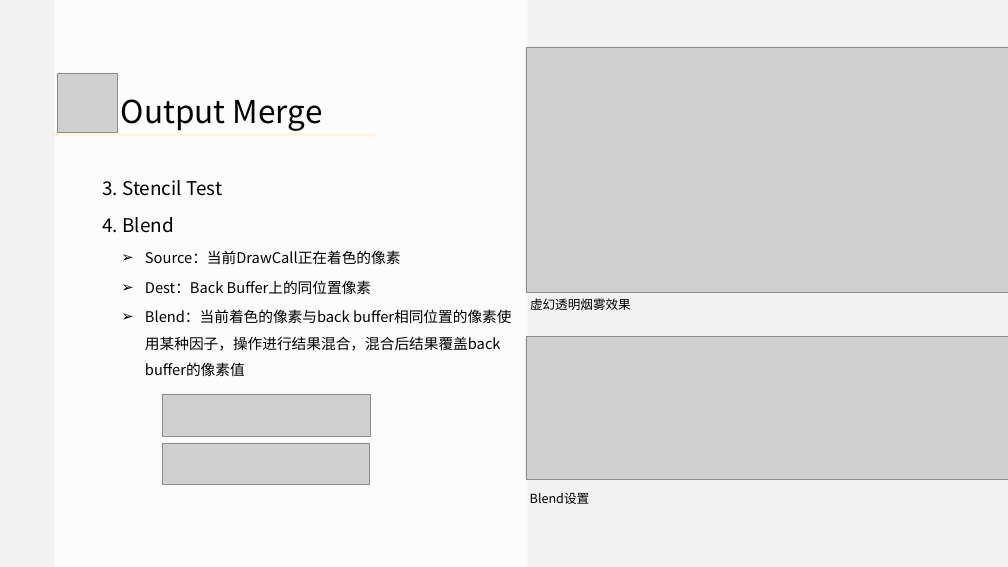
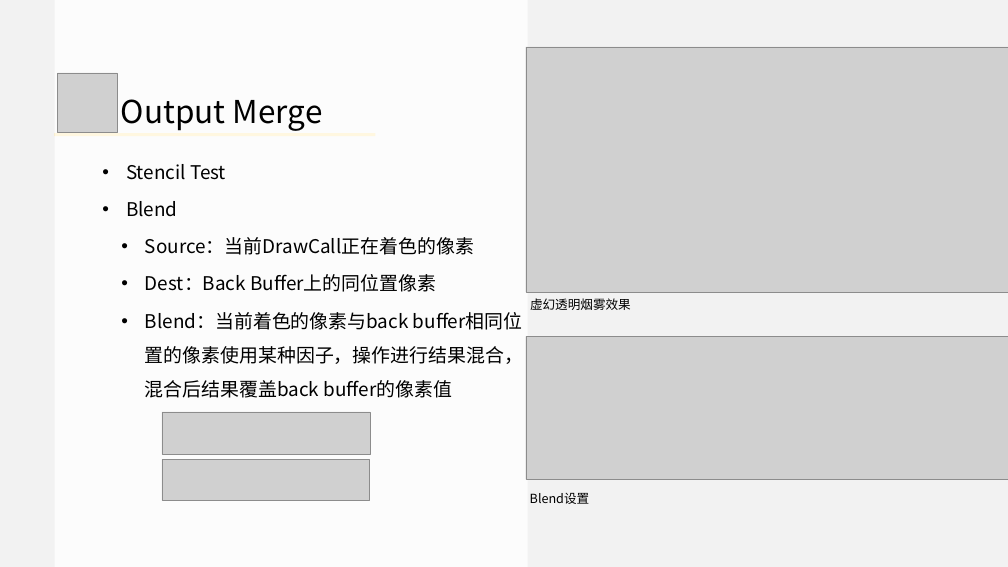
Before and after one commit to doomlover/KSGameEngineTutorials, a slide deck: slide 28 of PPTs/03.深入DX12绘制一.pptx (slide 27 before the commit). Drawn at 1008x567 pixels with LibreOffice and Linux fonts; fonts in the diff are those of the drawing; grey boxes stand for pictures. Boxes give left, top, right and bottom in pixels: in the first picture for what was removed or moved away, otherwise in the second. Text is boxed around its words. In the diff, an @@ line names an element or a change of style, - is before the commit and + after.

```diff
--- a/PPTs/03.深入DX12绘制一.pptx
+++ b/PPTs/03.深入DX12绘制一.pptx
@@ text "Stencil Test" moved from (x1=102, y1=180, x2=501, y2=376) to (x1=126, y1=164, x2=523, y2=398) @@
@@ text at (x1=126, y1=164, x2=226, y2=217): text changed @@
-3. Stencil Test
-4. Blend
+• Stencil Test
+• Blend
@@ text at (x1=145, y1=237, x2=523, y2=398): size 28 to 36 pt in "Source：当前DrawCall正在着色的像素", "Dest：Back Buffer上的同位置像素", "Blend：当前着色的像素与back buffer相同位置的像素使用某种因子，操作进行结果混合，混合后结果覆盖back  ..."; bullet ➢ to • @@
@@ picture moved from (x1=162, y1=394, x2=370, y2=436) to (x1=162, y1=412, x2=370, y2=454) @@
@@ picture moved from (x1=162, y1=443, x2=369, y2=484) to (x1=162, y1=459, x2=369, y2=500) @@
```
Also in this commit, not shown: 28 other slides changed, 1 slide added.
